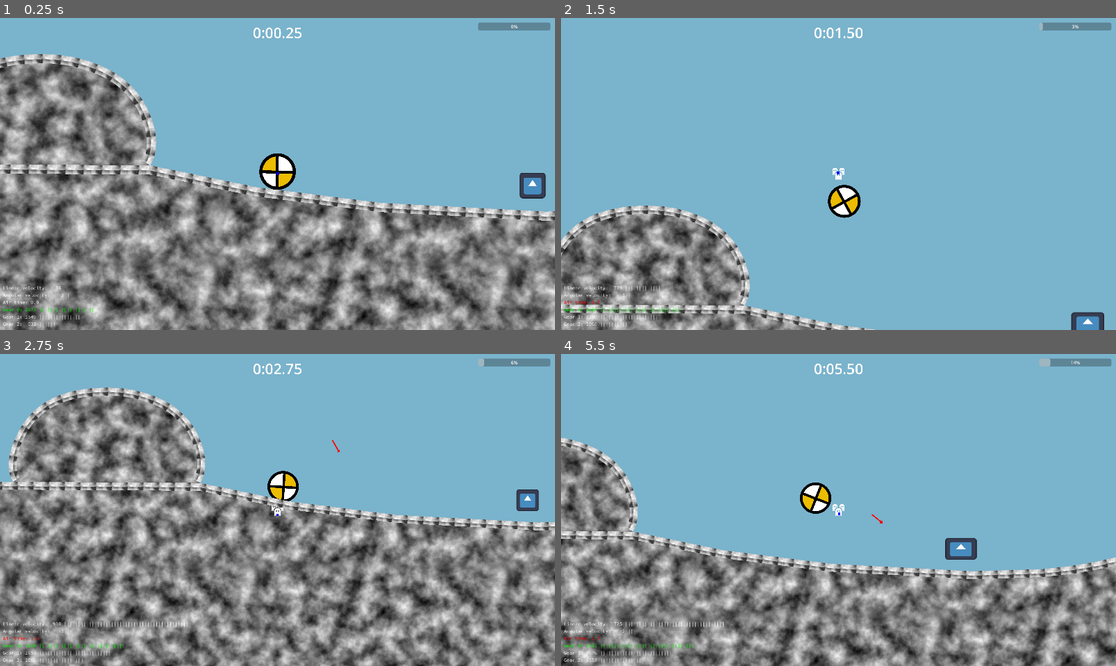
Above: before the commit, frames 1-4 (two rows, left to right).
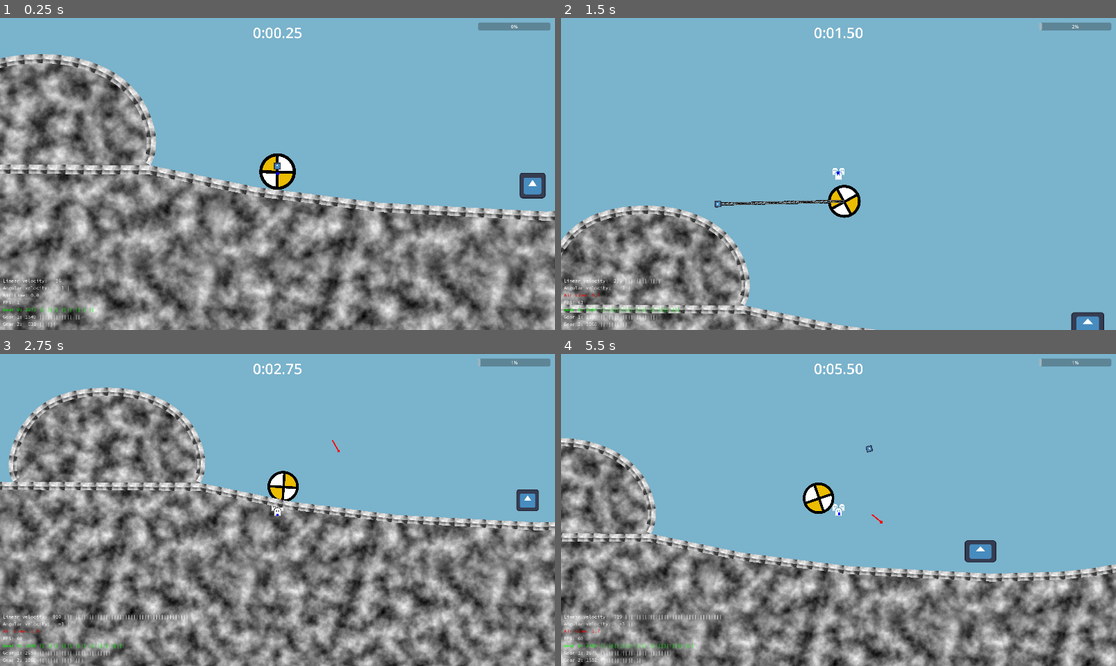
Above: after the commit, the same moments.

Repository: 4kxz/spin
Game: Godot game, scene res://Main.tscn
Two runs of this game, one before a commit and one after it. Both use one fixed random seed, a clock stepped at 60 frames per second and the inputs below. The engine's default icon, where the game draws it, is replaced by a stand-in: a white triangle on a blue panel in a dark square. Sound files missing from this copy of the repository are replaced by a short silence.
Inputs (mouse positions are in pixels of both pictures, inside the frame that each line leads up to):
- Up to frame 1 (0.25 s): no input
- Up to frame 2 (1.5 s): tap Enter at 0.5 s; move the mouse to (960, 158) at 0.52 s; hold Shift (special) 0.53-1.25 s; click (960, 158) at 0.67 s; tap Space (jump) at 0.77, 0.8, 1.07 s; drag from (727, 189) to (1088, 298) at 1.27 s
- Up to frame 3 (2.75 s): move the mouse to (333, 441) at 2.02 s; hold Mouse wheel down (gear_down) from 2.03 s (still down); click (333, 441) at 2.17 s; tap Space (jump) at 2.3 s
- Up to frame 4 (5.5 s): release Mouse wheel down (gear_down) at 2.75 s; drag from (810, 572) to (672, 463) at 2.77 s; move the mouse to (1005, 556) at 3.52 s; hold Shift (special) 3.53-4.25 s; click (1005, 556) at 3.67 s; tap Space (jump) at 3.77, 3.8, 4.07, 5.3 s; drag from (672, 463) to (1016, 619) at 4.27 s; move the mouse to (866, 510) at 5.02 s; hold Ctrl from 5.03 s (still down); click (866, 510) at 5.17 s

The runs differ from the first frame. In frame 1, 0.2% of the frame differs, in the area x 0-51%, y 46-92%; in frame 2, 0.5%; in frame 3, 0.4%; in frame 4, 29%, in the area x 0-100%, y 1-100%.

Commit message:
Grappling hook

Diff:
--- a/Ball.gd
+++ b/Ball.gd
@@ -23,11 +23,14 @@
 @export var gear_delay_period := 0.35
 @export var gear_cooldown_period := 2.4
 @export var gear_shift_slack := 1.2
-@export var booster_air_gain := 0.008
+@export var energy_air_gain := 0.008
+@export var chain: Chain
+@export var chain_strength := 2000.0
+@export var chain_energy_drain := 0.1
 
-var booster: float = 0:
+var energy: float = 0:
 	set(value):
-		booster = minf(value, 1.0)
+		energy = clampf(value, 0, 1)
 var current_gear: int = 0
 var gear_cooldown_timer: float = 0
 var gear_torque: Array[float]
@@ -37,9 +40,10 @@
 var air_time: float = 0
 var is_grounded: bool = true
 
+@onready var clash_audio: AudioStreamPlayer2D = $Clash
+@onready var jump_audio: AudioStreamPlayer2D = $Jump
+@onready var chain_audio: AudioStreamPlayer2D = $Chain
 @onready var dust_period = 1.0 / dust_frequency
-@onready var clash: AudioStreamPlayer2D = $Clash
-@onready var jump: AudioStreamPlayer2D = $Jump
 
 
 func _ready() -> void:
@@ -52,6 +56,11 @@
 	var zoom := sqrt(1.0 / (1.0 + linear_velocity.length() / 1000.0))
 	camera.set_zoom(lerp(camera.zoom, Vector2(zoom, zoom), delta))
 	camera_target.position = lerp(camera_target.position, linear_velocity * 0.6, camera_speed * delta)
+	# Chain
+	if chain.is_flying() or chain.is_hooked():
+		energy -= chain_energy_drain * delta
+		if is_zero_approx(energy) or not Input.is_action_pressed("special"):
+			chain.release()
 
 
 func _physics_process(delta: float) -> void:
@@ -69,7 +78,7 @@
 	var has_contact := state.get_contact_count() > 0
 	if has_contact and position.y < state.get_contact_collider_position(0).y:
 		if air_time > 1.0 and previous_velocity.length() > 100:
-			clash.play()
+			clash_audio.play()
 		air_time = 0
 	is_grounded = air_time < 0.2
 	# Angular delta
@@ -89,6 +98,12 @@
 			if gear_torque[i] > gear_torque[current_gear] * gear_shift_slack:
 				get_tree().create_timer(gear_delay_period).timeout.connect(_set_gear.bind(i))
 				gear_cooldown_timer = 0
+	# Chain
+	if chain.is_hooked():
+		var chain_velocity = chain.tip.global_position - global_position
+		if chain_velocity.y > 0:
+			chain_velocity *= 0.5
+		state.apply_central_force(chain_velocity.normalized() * chain_strength)
 	# Apply forces
 	var torque_multiplier := 0.9 if is_grounded else 0.5
 	state.apply_torque_impulse(gear_torque[current_gear] * angle_delta * torque_multiplier)
@@ -105,21 +120,19 @@
 		)
 		dust_particle_timer = 0
 	previous_velocity = linear_velocity
-	# Add booster
+	# Add energy
 	if not is_grounded:
-		booster += absf(angle_delta * booster_air_gain)
+		energy += absf(angle_delta * energy_air_gain)
 
 
 func _input(event: InputEvent) -> void:
 	var new_gear := current_gear
 	if event.is_action_pressed("jump") and is_grounded:
 		apply_central_impulse(Vector2.UP * jump_impulse)
-		jump.play()
-	elif event.is_action_pressed("special") and booster > 0.5:
-		var jump_direction = position.direction_to(get_global_mouse_position())
-		apply_central_impulse(jump_direction * jump_impulse * (1.0 + booster))
-		booster = 0.0
-		jump.play()
+		jump_audio.play()
+	elif event.is_action_pressed("special") and energy > 0:
+		chain.shoot(position.direction_to(get_global_mouse_position()))
+		chain_audio.play()
 	elif event.is_action_pressed("gear_up"):
 		new_gear = min(current_gear + 1, 1)
 	elif event.is_action_pressed("gear_down"):
--- /dev/null
+++ b/Chain.gd
@@ -0,0 +1,48 @@
+class_name Chain extends Node2D
+
+@export var tip: CharacterBody2D
+@export var speed: float = 50
+
+var _direction: Vector2
+var _flying = false
+var _hooked = false
+
+@onready var links = $Links
+
+
+func shoot(direction: Vector2) -> void:
+	_direction = direction.normalized()
+	_hooked = false
+	_flying = true
+	tip.global_position = global_position
+
+
+func release() -> void:
+	_flying = false
+	_hooked = false
+
+
+func is_hooked() -> bool:
+	return _hooked
+
+
+func is_flying() -> bool:
+	return _flying
+
+
+func _process(_delta: float) -> void:
+	visible = _flying or _hooked
+	if not visible:
+		return
+	links.global_position = tip.global_position
+	links.rotation = global_position.angle_to_point(tip.global_position) + PI / 2
+	links.region_rect.size.y = global_position.distance_to(tip.global_position)
+	tip.rotation = links.rotation
+
+
+func _physics_process(_delta: float) -> void:
+	if _flying:
+		var collision = tip.move_and_collide(_direction * speed)
+		if collision:
+			_hooked = true
+			_flying = false
--- a/Collectable.tscn
+++ b/Collectable.tscn
@@ -18,7 +18,7 @@
 
 func _on_body_entered(body: Node2D) -> void:
 	if body is BallBody:
-		body.booster += 0.1
+		body.energy += 0.1
 		hide()
 		audio.play()
 		audio.finished.connect(queue_free)
--- a/BallMetrics.gd
+++ b/DebugInterface.gd
@@ -1,4 +1,4 @@
-extends Control
+extends CanvasLayer
 
 @export var ball: BallBody
 
@@ -8,6 +8,7 @@
 @onready var linear_velocity: Label = %LinearVelocity
 @onready var angular_velocity: Label = %AngularVelocity
 @onready var air_time: Label = %AirTime
+@onready var frame_rate: Label = %FrameRate
 
 
 func _ready() -> void:
@@ -21,21 +22,23 @@
 func _process(_delta: float) -> void:
 	# Linear velocity
 	var lv := roundi(ball.linear_velocity.length())
-	@warning_ignore("integer_division")
+	@warning_ignore('integer_division')
 	var lv_bars :=  '|'.repeat(lv / 20)
-	linear_velocity.set_text("Linear velocity: %4d %s" % [lv, lv_bars])
+	linear_velocity.set_text('Linear velocity: %4d %s' % [lv, lv_bars])
 	# Angular velocity
 	var av := roundi(ball.angular_velocity)
 	var av_bars :=  '|'.repeat(abs(av))
-	angular_velocity.set_text("Angular velocity: %4d %s" % [av, av_bars])
+	angular_velocity.set_text('Angular velocity: %4d %s' % [av, av_bars])
 	# Air time
-	air_time.set_text("Air time: %.1f" % ball.air_time)
-	air_time.add_theme_color_override("font_color", Color.RED if ball.air_time > 0.2 else Color.WHITE)
+	air_time.set_text('Air time: %.1f' % ball.air_time)
+	air_time.add_theme_color_override('font_color', Color.RED if ball.air_time > 0.2 else Color.WHITE)
+	# Frames per second
+	frame_rate.set_text('FPS: %s' % Engine.get_frames_per_second())
 	# Gears
 	for i in ball.gear_torque.size():
 		var t := roundi(ball.gear_torque[i])
-		@warning_ignore("integer_division")
+		@warning_ignore('integer_division')
 		var t_bars :=  '|'.repeat(abs(t / 100))
-		torque_labels[i].set_text("Gear %d: %4d %s" % [i, t, t_bars])
+		torque_labels[i].set_text('Gear %d: %4d %s' % [i, t, t_bars])
 		var color := Color.GREEN if ball.current_gear == i else Color.WHITE
-		torque_labels[i].add_theme_color_override("font_color", color)
+		torque_labels[i].add_theme_color_override('font_color', color)
--- a/Main.tscn
+++ b/Main.tscn
@@ -1,8 +1,9 @@
-[gd_scene load_steps=186 format=3 uid="uid://bkkciq1kt5aco"]
+[gd_scene load_steps=189 format=3 uid="uid://bkkciq1kt5aco"]
 
 [ext_resource type="Script" path="res://Controller.gd" id="1_1tae5"]
 [ext_resource type="Script" path="res://Ball.gd" id="1_q7fn6"]
 [ext_resource type="Texture2D" uid="uid://bdnbrqjnyi8oh" path="res://icon.svg" id="2_67n3d"]
+[ext_resource type="Script" path="res://DebugInterface.gd" id="2_dl622"]
 [ext_resource type="Shader" path="res://RadialBlur.gdshader" id="2_j3vag"]
 [ext_resource type="Texture2D" uid="uid://wmf1162mnoog" path="res://addons/phantom_camera/icons/PhantomCameraHostIcon.svg" id="2_vl580"]
 [ext_resource type="Script" path="res://addons/phantom_camera/scripts/phantom_camera/phantom_camera_2D.gd" id="3_4le1s"]
@@ -19,12 +20,13 @@
 [ext_resource type="Script" path="res://addons/rmsmartshape/normal_range.gd" id="12_8tay4"]
 [ext_resource type="Script" path="res://addons/rmsmartshape/materials/shape_material.gd" id="12_xh0sm"]
 [ext_resource type="Script" path="res://addons/rmsmartshape/materials/edge_material_metadata.gd" id="13_6ufj8"]
-[ext_resource type="Script" path="res://BallMetrics.gd" id="18_52ham"]
 [ext_resource type="FontFile" uid="uid://cjgo8gf0cp441" path="res://addons/rmsmartshape/assets/SourceCodeVariable-Roman.ttf" id="18_frydj"]
 [ext_resource type="PackedScene" uid="uid://bmtaqrwpkr8m4" path="res://Collectable.tscn" id="20_4st2r"]
 [ext_resource type="Script" path="res://UserInterface.gd" id="21_o2nl1"]
 [ext_resource type="PackedScene" uid="uid://c2pttv5e0cbgc" path="res://Booster.tscn" id="22_wnu5j"]
 [ext_resource type="PackedScene" uid="uid://bmrn3wlxlvp3l" path="res://Loop.tscn" id="25_mru4y"]
+[ext_resource type="Script" path="res://Chain.gd" id="26_j6c7a"]
+[ext_resource type="Texture2D" uid="uid://i05skqpre0rw" path="res://sprites/link.png" id="27_snfcu"]
 
 [sub_resource type="Theme" id="Theme_nx1nb"]
 default_font = ExtResource("18_frydj")
@@ -66,7 +68,9 @@
 scale_curve = SubResource("CurveTexture_dqq5u")
 alpha_curve = SubResource("CurveTexture_w0c8n")
 
-[sub_resource type="Resource" id="Resource_ur0r8"]
+[sub_resource type="CircleShape2D" id="CircleShape2D_e565v"]
+
+[sub_resource type="Resource" id="Resource_a1qrr"]
 script = ExtResource("8_h7fck")
 texture_idx = 0
 flip = false
@@ -1173,15 +1177,17 @@
 theme_override_font_sizes/font_size = 50
 text = "1:26"
 
-[node name="Booster" type="ProgressBar" parent="UserInterface/MarginContainer"]
+[node name="Energy" type="ProgressBar" parent="UserInterface/MarginContainer"]
 unique_name_in_owner = true
 custom_minimum_size = Vector2(250, 0)
 layout_mode = 2
 size_flags_horizontal = 8
 
-[node name="DebugInterface" type="CanvasLayer" parent="."]
-
-[node name="BallMetrics" type="Control" parent="DebugInterface" node_paths=PackedStringArray("ball")]
+[node name="DebugInterface" type="CanvasLayer" parent="." node_paths=PackedStringArray("ball")]
+script = ExtResource("2_dl622")
+ball = NodePath("../Player/Ball")
+
+[node name="Control" type="Control" parent="DebugInterface"]
 layout_mode = 3
 anchors_preset = 15
 anchor_right = 1.0
@@ -1189,10 +1195,8 @@
 grow_horizontal = 2
 grow_vertical = 2
 theme = SubResource("Theme_nx1nb")
-script = ExtResource("18_52ham")
-ball = NodePath("../../Player/Ball")
-
-[node name="MarginContainer" type="MarginContainer" parent="DebugInterface/BallMetrics"]
+
+[node name="MarginContainer" type="MarginContainer" parent="DebugInterface/Control"]
 layout_mode = 1
 anchors_preset = 15
 anchor_right = 1.0
@@ -1204,21 +1208,25 @@
 theme_override_constants/margin_right = 10
 theme_override_constants/margin_bottom = 10
 
-[node name="Container" type="VBoxContainer" parent="DebugInterface/BallMetrics/MarginContainer"]
+[node name="Container" type="VBoxContainer" parent="DebugInterface/Control/MarginContainer"]
 unique_name_in_owner = true
 layout_mode = 2
 size_flags_horizontal = 0
 size_flags_vertical = 8
 
-[node name="LinearVelocity" type="Label" parent="DebugInterface/BallMetrics/MarginContainer/Container"]
+[node name="LinearVelocity" type="Label" parent="DebugInterface/Control/MarginContainer/Container"]
 unique_name_in_owner = true
 layout_mode = 2
 
-[node name="AngularVelocity" type="Label" parent="DebugInterface/BallMetrics/MarginContainer/Container"]
+[node name="AngularVelocity" type="Label" parent="DebugInterface/Control/MarginContainer/Container"]
 unique_name_in_owner = true
 layout_mode = 2
 
-[node name="AirTime" type="Label" parent="DebugInterface/BallMetrics/MarginContainer/Container"]
+[node name="AirTime" type="Label" parent="DebugInterface/Control/MarginContainer/Container"]
+unique_name_in_owner = true
+layout_mode = 2
+
+[node name="FrameRate" type="Label" parent="DebugInterface/Control/MarginContainer/Container"]
 unique_name_in_owner = true
 layout_mode = 2
 
@@ -1246,7 +1254,7 @@
 
 [node name="Player" type="Node2D" parent="."]
 
-[node name="Ball" type="RigidBody2D" parent="Player" node_paths=PackedStringArray("control_point", "dust_particles", "sprite", "camera", "camera_target")]
+[node name="Ball" type="RigidBody2D" parent="Player" node_paths=PackedStringArray("control_point", "dust_particles", "sprite", "camera", "camera_target", "chain")]
 position = Vector2(-239, 829)
 collision_layer = 3
 collision_mask = 3
@@ -1258,6 +1266,7 @@
 sprite = NodePath("WheelSprite")
 camera = NodePath("../PlayerCamera2D")
 camera_target = NodePath("../Controller/CameraScale/CameraTarget")
+chain = NodePath("../Controller/Chain")
 metadata/_edit_group_ = true
 
 [node name="CollisionShape2D" type="CollisionShape2D" parent="Player/Ball"]
@@ -1280,9 +1289,24 @@
 [node name="Jump" type="AudioStreamPlayer2D" parent="Player/Ball"]
 stream = ExtResource("11_4bbws")
 
+[node name="Chain" type="AudioStreamPlayer2D" parent="Player/Ball"]
+stream = ExtResource("11_4bbws")
+
 [node name="Controller" type="Node2D" parent="Player"]
 position = Vector2(-239, 829)
 script = ExtResource("1_1tae5")
+
+[node name="Chain" type="Node2D" parent="Player/Controller" node_paths=PackedStringArray("tip")]
+script = ExtResource("26_j6c7a")
+tip = NodePath("../../Tip")
+
+[node name="Links" type="Sprite2D" parent="Player/Controller/Chain"]
+texture_repeat = 2
+texture = ExtResource("27_snfcu")
+centered = false
+offset = Vector2(-8, 0)
+region_enabled = true
+region_rect = Rect2(0, 0, 16, 100)
 
 [node name="CameraScale" type="Node2D" parent="Player/Controller"]
 scale = Vector2(1, 0.5)
@@ -1326,8 +1350,22 @@
 tween_on_load = false
 inactive_update_mode = 0
 
+[node name="Tip" type="CharacterBody2D" parent="Player"]
+position = Vector2(-239, 829)
+collision_layer = 4
+collision_mask = 4
+
+[node name="Hook" type="Sprite2D" parent="Player/Tip"]
+scale = Vector2(0.2, 0.2)
+texture = ExtResource("2_67n3d")
+
+[node name="CollisionShape2D" type="CollisionShape2D" parent="Player/Tip"]
+shape = SubResource("CircleShape2D_e565v")
+
 [node name="Boulder" type="StaticBody2D" parent="."]
 position = Vector2(9, 609)
+collision_layer = 5
+collision_mask = 5
 
 [node name="SS2D_Shape_Closed2" type="Node2D" parent="Boulder"]
 texture_repeat = 2
@@ -1343,6 +1381,8 @@
 
 [node name="Plane1" type="StaticBody2D" parent="."]
 position = Vector2(9, 609)
+collision_layer = 5
+collision_mask = 5
 
 [node name="SS2D_Shape_Closed2" type="Node2D" parent="Plane1"]
 texture_repeat = 2
@@ -1359,6 +1399,8 @@
 
 [node name="Plane2" type="StaticBody2D" parent="."]
 position = Vector2(5583, 1288)
+collision_layer = 5
+collision_mask = 5
 
 [node name="SS2D_Shape_Closed2" type="Node2D" parent="Plane2"]
 texture_repeat = 2
@@ -1375,6 +1417,8 @@
 
 [node name="StaticBody2D4" type="StaticBody2D" parent="."]
 position = Vector2(17852, 3241)
+collision_layer = 5
+collision_mask = 5
 
 [node name="SS2D_Shape_Closed" type="Node2D" parent="StaticBody2D4"]
 texture_repeat = 2
@@ -1390,6 +1434,8 @@
 
 [node name="StaticBody2D" type="StaticBody2D" parent="."]
 position = Vector2(17852, 3241)
+collision_layer = 5
+collision_mask = 5
 
 [node name="SS2D_Shape_Closed" type="Node2D" parent="StaticBody2D"]
 texture_repeat = 2
@@ -1405,6 +1451,8 @@
 
 [node name="StaticBody2D2" type="StaticBody2D" parent="."]
 position = Vector2(17852, 3241)
+collision_layer = 5
+collision_mask = 5
 
 [node name="SS2D_Shape_Closed3" type="Node2D" parent="StaticBody2D2"]
 texture_repeat = 2
@@ -1420,6 +1468,8 @@
 
 [node name="StaticBody2D3" type="StaticBody2D" parent="."]
 position = Vector2(17852, 3241)
+collision_layer = 5
+collision_mask = 5
 
 [node name="SS2D_Shape_Closed2" type="Node2D" parent="StaticBody2D3"]
 texture_repeat = 2
--- a/UserInterface.gd
+++ b/UserInterface.gd
@@ -5,7 +5,7 @@
 var time := 0.0
 
 @onready var timer: Label = %Timer
-@onready var booster: ProgressBar = %Booster
+@onready var energy: ProgressBar = %Energy
 
 
 func _process(delta: float):
@@ -13,4 +13,4 @@
 	var minutes := int(time / 60)
 	var seconds := fposmod(time, 60)
 	timer.text = "%d:%05.2f" % [minutes, seconds]
-	booster.ratio = ball.booster
+	energy.ratio = ball.energy
--- a/project.godot
+++ b/project.godot
@@ -58,6 +58,7 @@
 
 2d_physics/layer_1="Physics"
 2d_physics/layer_2="Collectables"
+2d_physics/layer_3="Hook"
 
 [physics]
 
Not shown: 20 places in Loop.tscn that only renumber resources
Not shown: 74 places in Main.tscn that only renumber resources
Binary file added: sprites/link.png
Not shown, added: sprites/link.png.import
